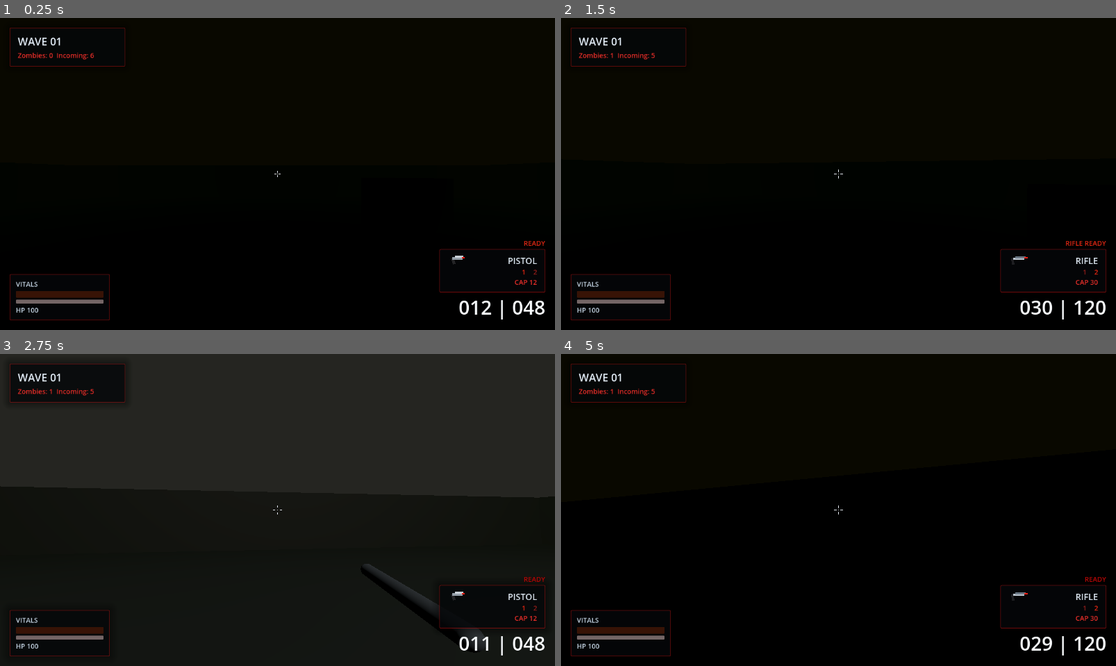
Above: before the commit, frames 1-4 (two rows, left to right).
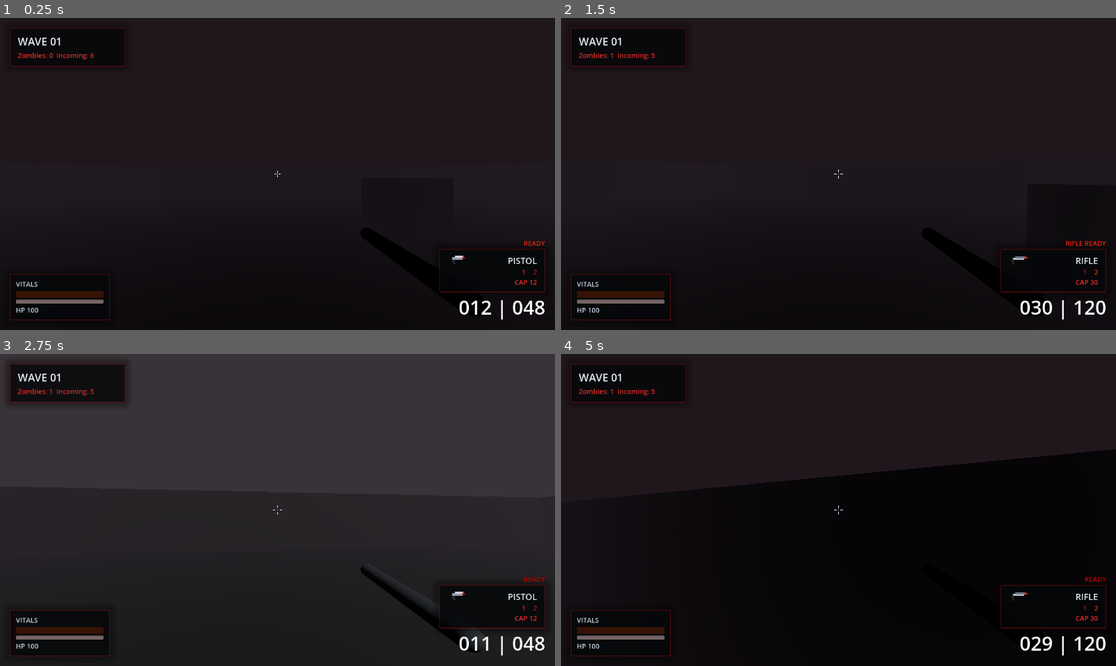
Above: after the commit, the same moments.

Repository: KernPhilipp/Dead-Zones
Game: Godot game, scene res://scenes/main.tscn
Same seed, same stepped clock (60 frames per second), same inputs: the game is played once before the commit and once after it.
Inputs (mouse positions are in pixels of both pictures, inside the frame that each line leads up to):
- Up to frame 1 (0.25 s): no input
- Up to frame 2 (1.5 s): tap Enter at 0.5 s; move the mouse to (866, 174) at 0.52 s; hold W (move_forward) from 0.53 s (still down); click (866, 174) at 0.6 s; tap Space (jump) at 0.77 s; move the mouse to (810, 174) at 1.27 s; tap Mouse wheel down (weapon_next) at 1.35 s
- Up to frame 3 (2.75 s): keep holding W (move_forward); tap Space (jump) at 1.52 s; move the mouse to (288, 503) at 2.02 s; tap Mouse wheel up (weapon_prev) at 2.1 s
- Up to frame 4 (5 s): keep holding W (move_forward); move the mouse to (832, 516) at 2.77 s; tap 1 (weapon_slot_1) at 2.85 s; tap Space (jump) at 3.02, 3.5, 3.77, 4.52 s; move the mouse to (877, 513) at 3.52 s; tap 2 (weapon_slot_2) at 3.6 s; move the mouse to (794, 506) at 4.27 s; click (794, 506) at 4.35 s

The runs differ from the first frame. In frame 1, 60% of the frame differs, in the area x 0-100%, y 0-72%; in frame 2, 60%; in frame 3, 11%; in frame 4, 36%.

Commit message:
Enhance environmental effects by adding purple tint to weather profiles and adjusting ambient light settings

Diff:
--- a/scripts/environment_controller.gd
+++ b/scripts/environment_controller.gd
@@ -16,6 +16,7 @@
 		"storminess": 0.04,
 		"blood_tint": 0.22,
 		"toxic_tint": 0.38,
+		"purple_tint": 0.24,
 		"void_depth": 0.55
 	},
 	WEATHER_CLOUDY: {
@@ -27,6 +28,7 @@
 		"storminess": 0.08,
 		"blood_tint": 0.3,
 		"toxic_tint": 0.46,
+		"purple_tint": 0.36,
 		"void_depth": 0.66
 	},
 	WEATHER_FOGGY: {
@@ -38,6 +40,7 @@
 		"storminess": 0.12,
 		"blood_tint": 0.36,
 		"toxic_tint": 0.72,
+		"purple_tint": 0.58,
 		"void_depth": 0.8
 	},
 	WEATHER_RAIN: {
@@ -49,6 +52,7 @@
 		"storminess": 0.48,
 		"blood_tint": 0.48,
 		"toxic_tint": 0.58,
+		"purple_tint": 0.52,
 		"void_depth": 0.88
 	},
 	WEATHER_STORM: {
@@ -60,6 +64,7 @@
 		"storminess": 1.0,
 		"blood_tint": 0.68,
 		"toxic_tint": 0.86,
+		"purple_tint": 0.78,
 		"void_depth": 1.0
 	}
 }
@@ -154,13 +159,13 @@
 	environment.ambient_light_source = Environment.AMBIENT_SOURCE_COLOR
 	environment.ambient_light_sky_contribution = 0.0
 	environment.ambient_light_energy = 0.18
-	environment.ambient_light_color = Color(0.08, 0.11, 0.09, 1.0)
+	environment.ambient_light_color = Color(0.11, 0.13, 0.15, 1.0)
 	environment.fog_enabled = true
 	environment.fog_density = 0.03
 	environment.fog_aerial_perspective = 0.28
 	environment.fog_sky_affect = 0.62
-	environment.fog_light_color = Color(0.12, 0.2, 0.14, 1.0)
-	environment.fog_light_energy = 0.35
+	environment.fog_light_color = Color(0.24, 0.34, 0.3, 1.0)
+	environment.fog_light_energy = 0.48
 	sun.shadow_enabled = true
 	sun.light_energy = 0.28
 
@@ -297,6 +302,7 @@
 	var rain_amount := _get_weather_value("rain_amount")
 	var blood_tint := _get_weather_value("blood_tint")
 	var toxic_tint := _get_weather_value("toxic_tint")
+	var purple_tint := _get_weather_value("purple_tint")
 	var void_depth := _get_weather_value("void_depth")
 	var lightning_mix := clampf(lightning_light.light_energy / 5.8, 0.0, 1.0)
 	var horror_daylight := daylight * 0.34
@@ -304,40 +310,47 @@
 	var void_black := Color(0.01, 0.012, 0.01, 1.0)
 	var dead_night := Color(0.02, 0.035, 0.028, 1.0)
 	var toxic_green := Color(0.16, 0.34, 0.18, 1.0)
+	var arcane_purple := Color(0.38, 0.14, 0.44, 1.0)
 	var blood_red := Color(0.46, 0.04, 0.02, 1.0)
 	var sky_color := void_black.lerp(dead_night, horror_daylight)
 	sky_color = sky_color.lerp(toxic_green, toxic_tint * 0.48)
+	sky_color = sky_color.lerp(arcane_purple, purple_tint * 0.42)
 	sky_color = sky_color.lerp(blood_red, maxf(twilight * 0.72, blood_tint * 0.5))
-	sky_color = sky_color.lerp(Color(0.0, 0.0, 0.0, 1.0), void_depth * 0.58)
-	sky_color = sky_color.lerp(lightning_flash_color, lightning_mix * 0.22)
-
-	var ambient_base := Color(0.03, 0.045, 0.035, 1.0)
+	sky_color = sky_color.lerp(Color(0.0, 0.0, 0.0, 1.0), void_depth * 0.48)
+	sky_color = sky_color.lerp(lightning_flash_color, lightning_mix * 0.24)
+
+	var ambient_base := Color(0.06, 0.07, 0.075, 1.0)
 	var ambient_toxic := Color(0.08, 0.18, 0.09, 1.0)
+	var ambient_purple := Color(0.16, 0.08, 0.2, 1.0)
 	var ambient_blood := Color(0.16, 0.04, 0.03, 1.0)
 	var ambient_color := ambient_base.lerp(ambient_toxic, toxic_tint * 0.52)
+	ambient_color = ambient_color.lerp(ambient_purple, purple_tint * 0.42)
 	ambient_color = ambient_color.lerp(ambient_blood, blood_tint * 0.35)
-	ambient_color = ambient_color.lerp(sky_color, 0.18)
+	ambient_color = ambient_color.lerp(sky_color, 0.24)
 
 	var sick_moon := Color(0.28, 0.48, 0.3, 1.0)
+	var cursed_purple := Color(0.56, 0.24, 0.68, 1.0)
 	var dirty_day := Color(0.46, 0.54, 0.38, 1.0)
 	var dusk_sun_color := Color(0.82, 0.14, 0.08, 1.0)
 	var sun_color := sick_moon.lerp(dirty_day, horror_daylight)
+	sun_color = sun_color.lerp(cursed_purple, purple_tint * 0.36)
 	sun_color = sun_color.lerp(dusk_sun_color, maxf(twilight * 0.78, blood_tint * 0.22))
 	sun_color = sun_color.lerp(lightning_flash_color, lightning_mix * 0.38)
 
 	environment.background_color = sky_color
 	environment.ambient_light_color = ambient_color
-	environment.ambient_light_energy = lerpf(0.035, 0.18, horror_daylight) * ambient_multiplier
+	environment.ambient_light_energy = lerpf(0.06, 0.22, horror_daylight) * ambient_multiplier
 	environment.fog_enabled = fog_density > 0.001
 	environment.fog_density = fog_density
 	environment.fog_aerial_perspective = lerpf(0.34, 0.62, rain_amount)
 	environment.fog_sky_affect = lerpf(0.62, 0.9, sky_shadow)
-	var fog_color := Color(0.03, 0.05, 0.04, 1.0)
-	fog_color = fog_color.lerp(Color(0.1, 0.24, 0.11, 1.0), toxic_tint * 0.75)
-	fog_color = fog_color.lerp(Color(0.32, 0.05, 0.03, 1.0), blood_tint * 0.45)
-	fog_color = fog_color.lerp(lightning_flash_color, lightning_mix * 0.18)
+	var fog_color := Color(0.16, 0.18, 0.18, 1.0)
+	fog_color = fog_color.lerp(Color(0.22, 0.42, 0.24, 1.0), toxic_tint * 0.82)
+	fog_color = fog_color.lerp(Color(0.34, 0.18, 0.42, 1.0), purple_tint * 0.8)
+	fog_color = fog_color.lerp(Color(0.36, 0.08, 0.06, 1.0), blood_tint * 0.34)
+	fog_color = fog_color.lerp(lightning_flash_color, lightning_mix * 0.2)
 	environment.fog_light_color = fog_color
-	environment.fog_light_energy = lerpf(0.12, 0.34, horror_daylight) + (lightning_mix * 0.12)
+	environment.fog_light_energy = lerpf(0.24, 0.46, horror_daylight) + (purple_tint * 0.08) + (lightning_mix * 0.14)
 
 	sun.light_color = sun_color
 	sun.light_energy = (lerpf(0.015, 0.42, horror_daylight) * light_multiplier) + (lightning_light.light_energy * 0.24)
